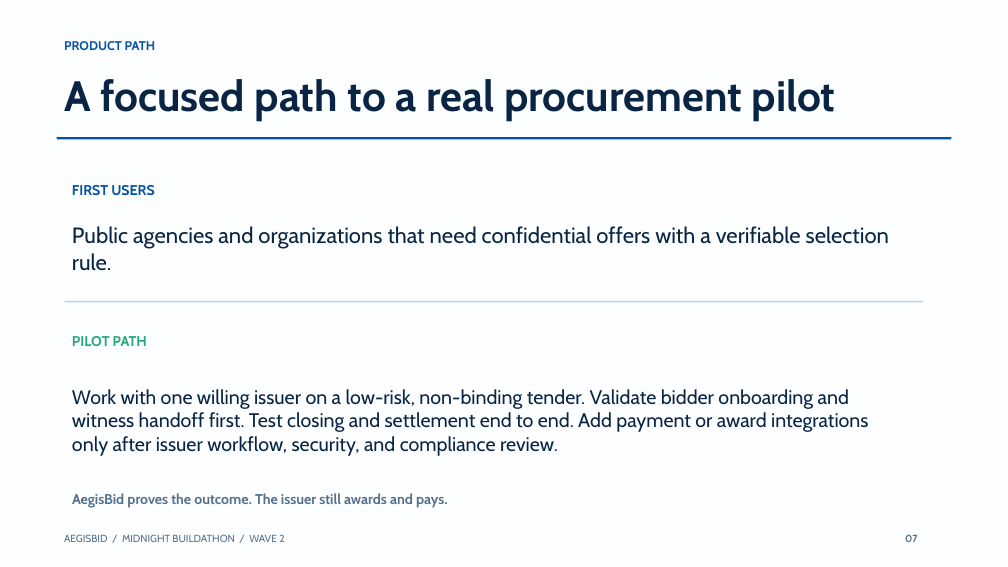
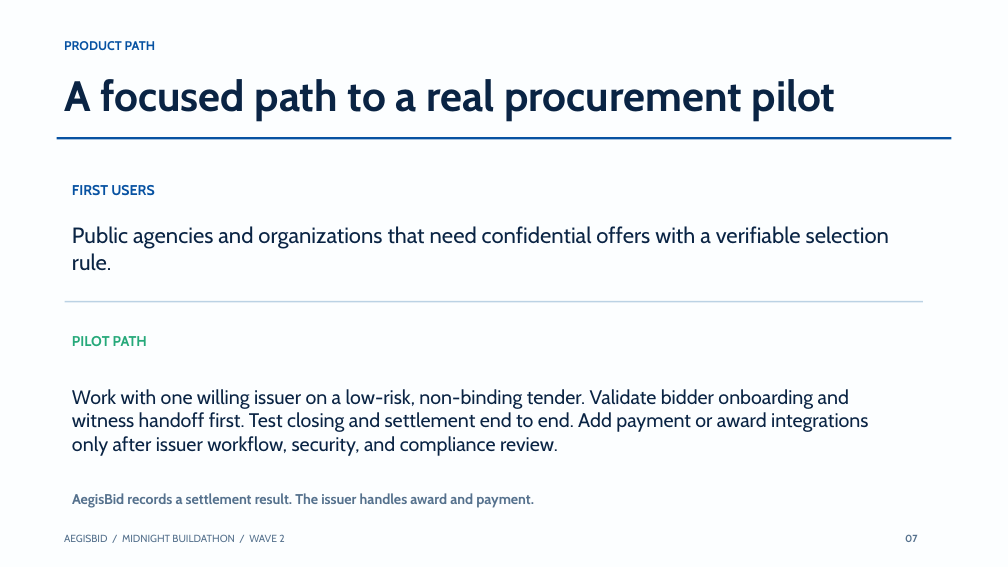
Before and after one commit to dinitheth/AegisBid, a slide deck: slide 7 of submission/AegisBid-Wave2-v2.pptx. Drawn at 1008x567 pixels with LibreOffice and Linux fonts; fonts in the diff are those of the drawing. Boxes give left, top, right and bottom in pixels: in the first picture for what was removed or moved away, otherwise in the second. Text is boxed around its words. In the diff, an @@ line names an element or a change of style, - is before the commit and + after.

Commit message:
Align Wave 2 materials with V2 settlement limits

```diff
--- a/submission/AegisBid-Wave2-v2.pptx
+++ b/submission/AegisBid-Wave2-v2.pptx
@@ text at <box>72,493,534,508</box>: text changed @@
-AegisBid proves the outcome. The issuer still awards and pays.
+AegisBid records a settlement result. The issuer handles award and payment.
```
Also in this commit, not shown: 6 other slides changed, 4 other files.
